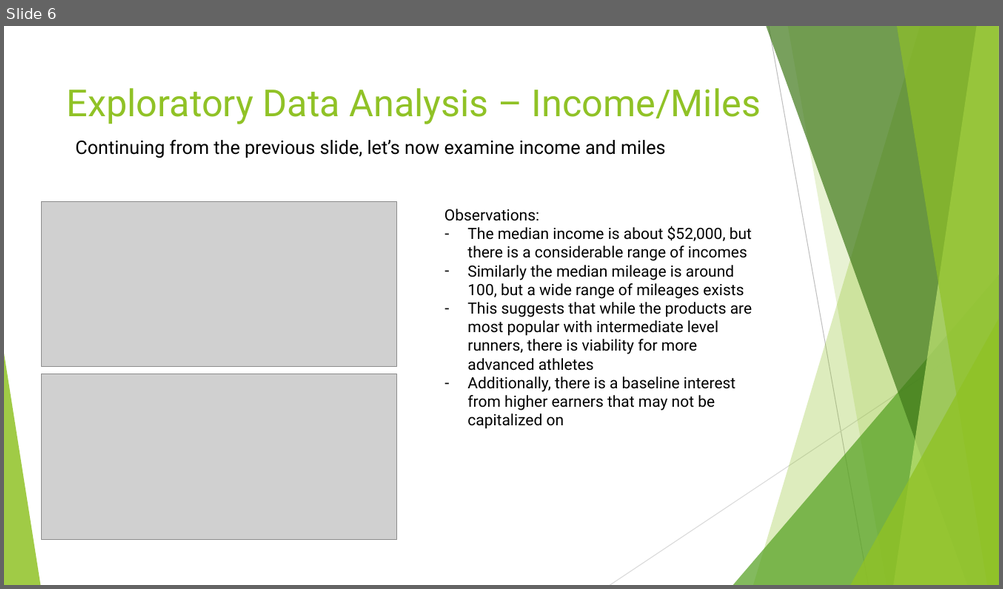
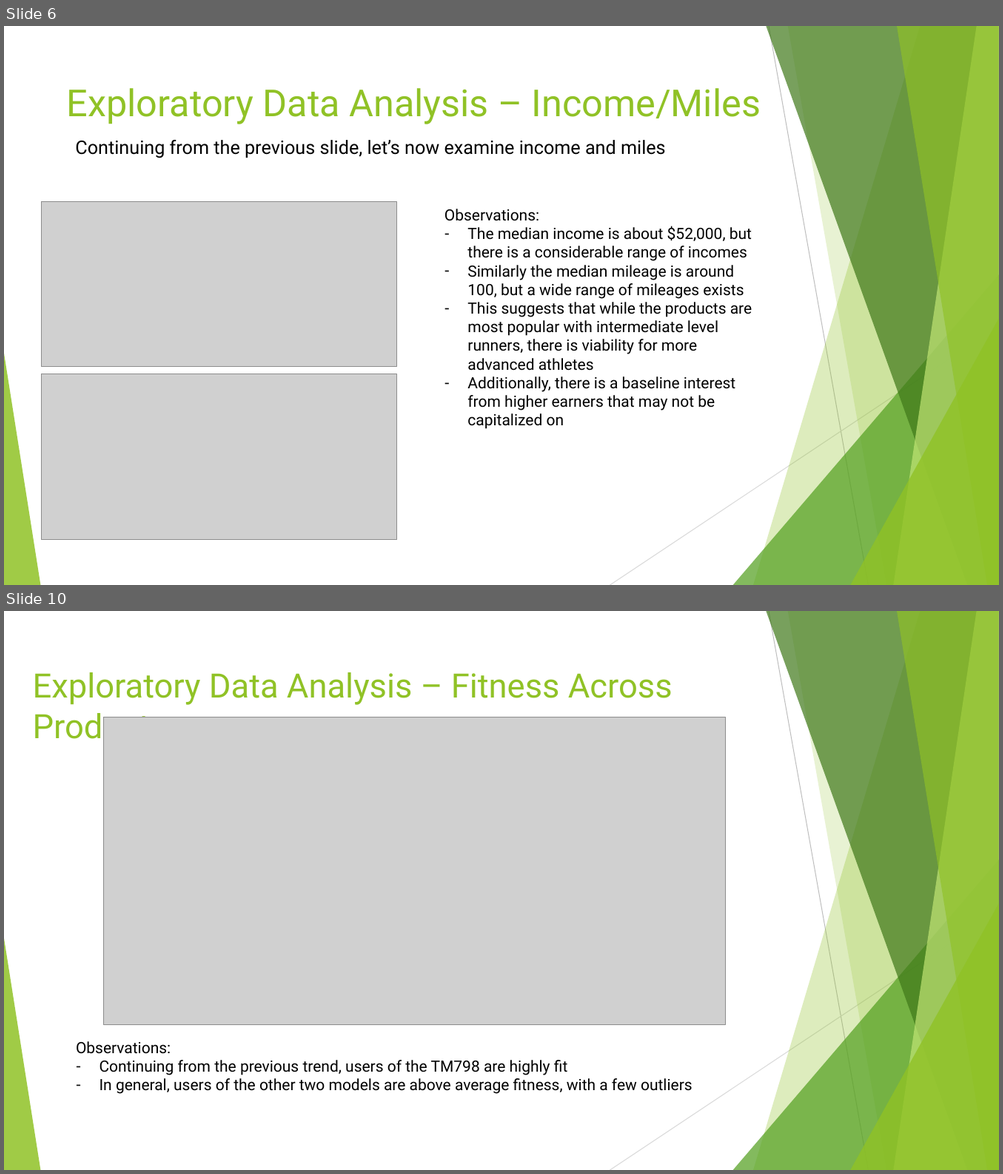
Before and after one commit to hanesi/DSBA-Cert-Course, a slide deck: Module 1/Project/CardioGoodFitnessProject.pptx. Shown one above the other, each under a label of ours: slide 6 before the commit, slides 6 and 10 after it; the slides between them are not shown. The pictures are 1003x589 and 1003x1174 pixels, drawn with LibreOffice and Linux fonts; fonts in the diff are those of the drawing; grey boxes stand for pictures. Boxes give left, top, right and bottom in pixels: in the first picture for what was removed or moved away, otherwise in the second. Text is boxed around its words. In the diff, an @@ line names an element or a change of style, - is before the commit and + after.

```diff
--- a/Module 1/Project/CardioGoodFitnessProject.pptx
+++ b/Module 1/Project/CardioGoodFitnessProject.pptx
@@ slide 10 added at (4, 611, 999, 1170), background #FFFFFF; not listed: 10 template elements that a slide beside it also shows @@
@@ title added at (33, 672, 672, 746), 32.4 pt, text #90C226 @@
+Exploratory Data Analysis – Fitness Across Products
@@ picture added at (103, 717, 726, 1025) @@
@@ text added at (76, 1042, 692, 1094), 15 pt, text #000000 @@
+Observations:
+– Continuing from the previous trend, users of the TM798 are highly fit
+– In general, users of the other two models are above average fitness, with a few outliers
```
Also in this commit, not shown: 1 slide changed, 7 other slides added.
